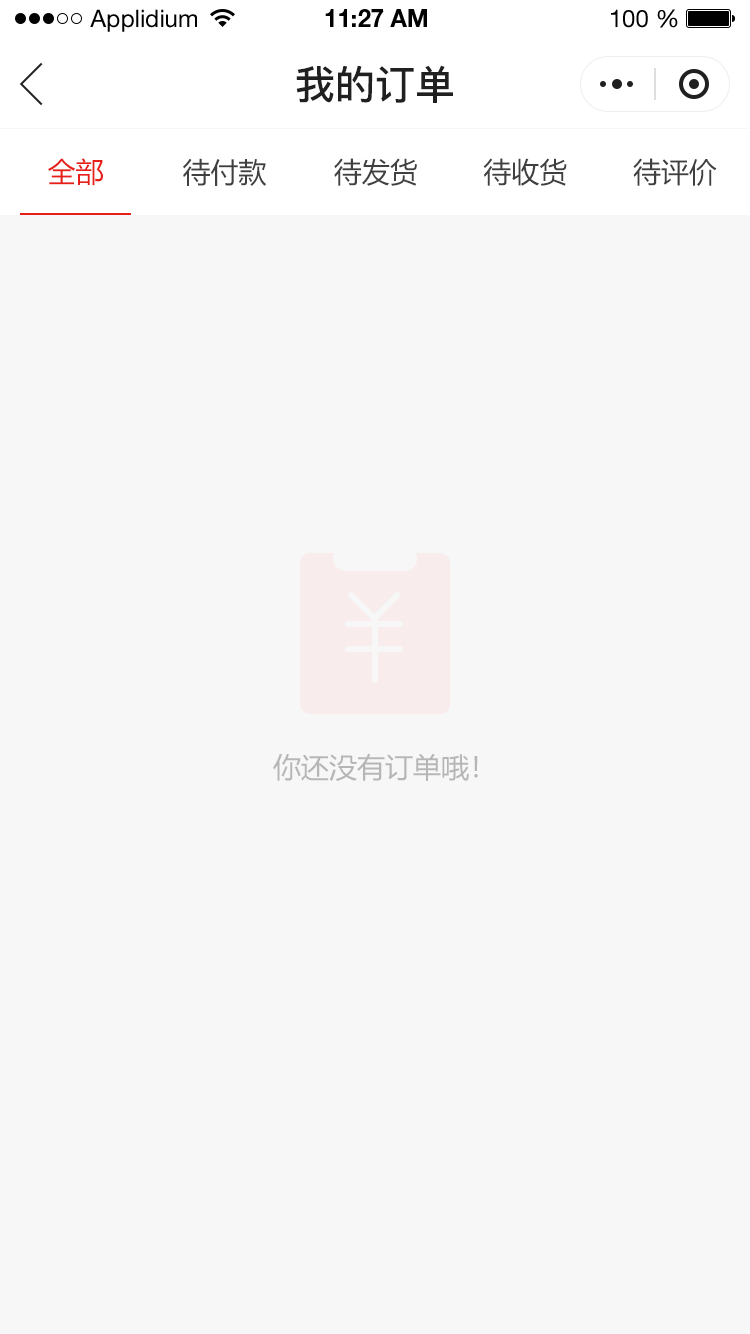
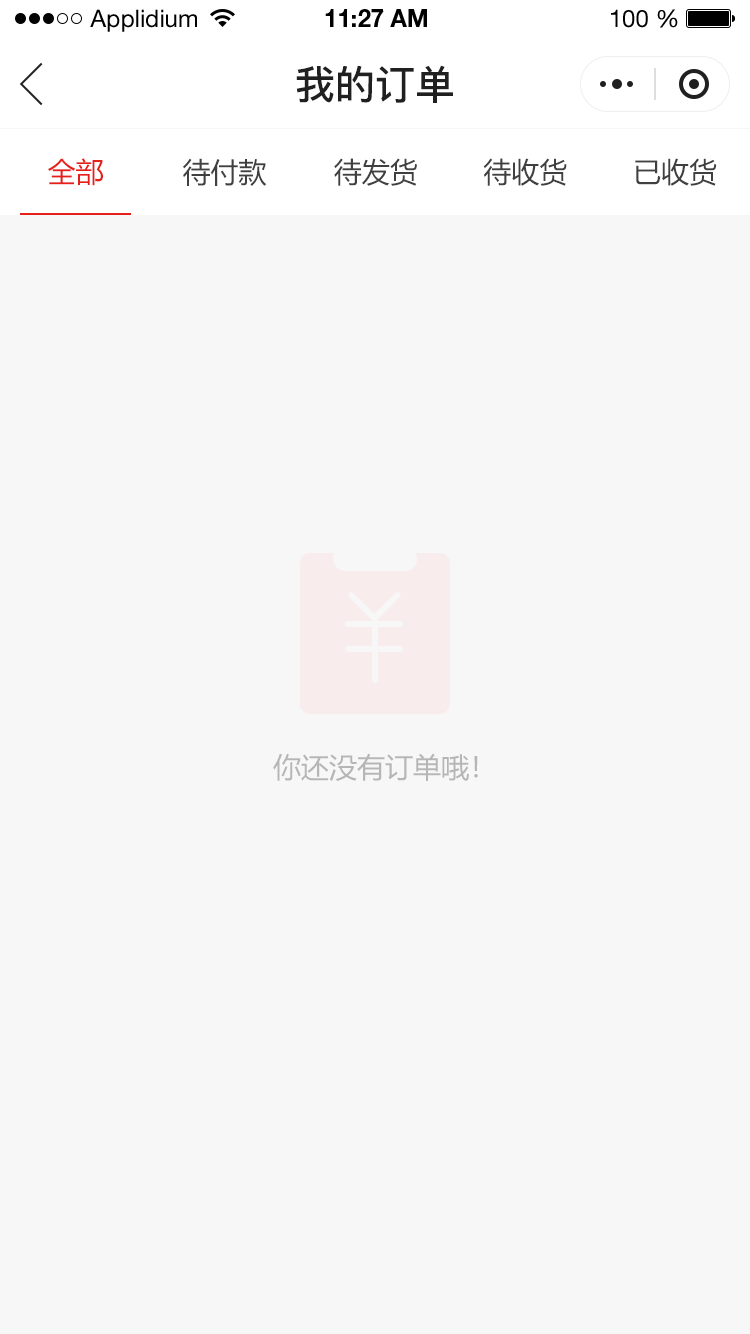
Comparing the layer stacks of the two 750 × 1334 images. Changes:
renamed "待评价" to "已收货", painted on it over [633, 158, 717, 186]
